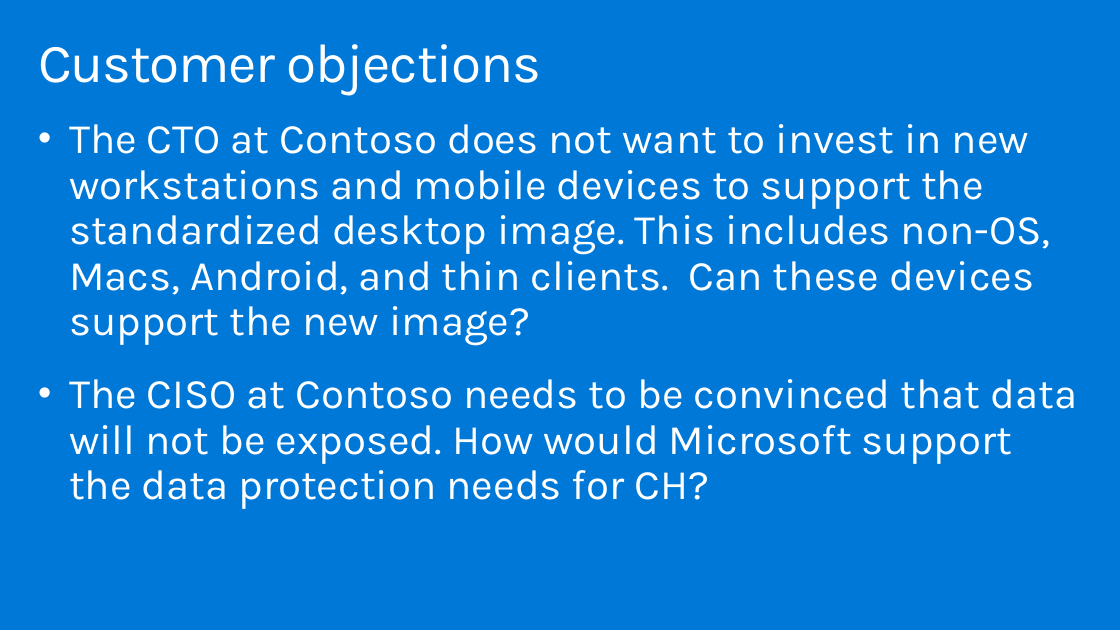
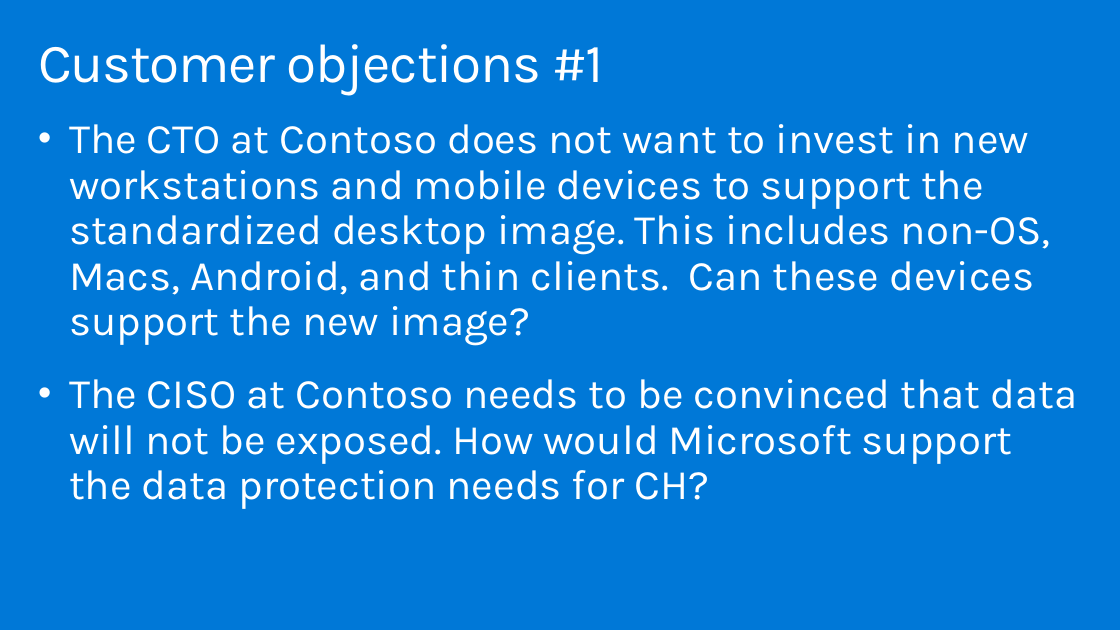
Before and after one commit to dwnatwick/MCW-Windows-Virtual-Desktop, a slide deck: slide 11 of Whiteboard-design-session/WDS trainer presentation - Windows Virtual Desktop.pptx. Drawn at 1120x630 pixels with LibreOffice and Linux fonts; fonts in the diff are those of the drawing. Boxes give left, top, right and bottom in pixels: in the first picture for what was removed or moved away, otherwise in the second. Text is boxed around its words. In the diff, an @@ line names an element or a change of style, - is before the commit and + after.

```diff
--- a/Whiteboard-design-session/WDS trainer presentation - Windows Virtual Desktop.pptx
+++ b/Whiteboard-design-session/WDS trainer presentation - Windows Virtual Desktop.pptx
@@ title at box(38, 44, 603, 96): text changed @@
-Customer objections
+Customer objections #1
```
Also in this commit, not shown: 16 other slides changed.
